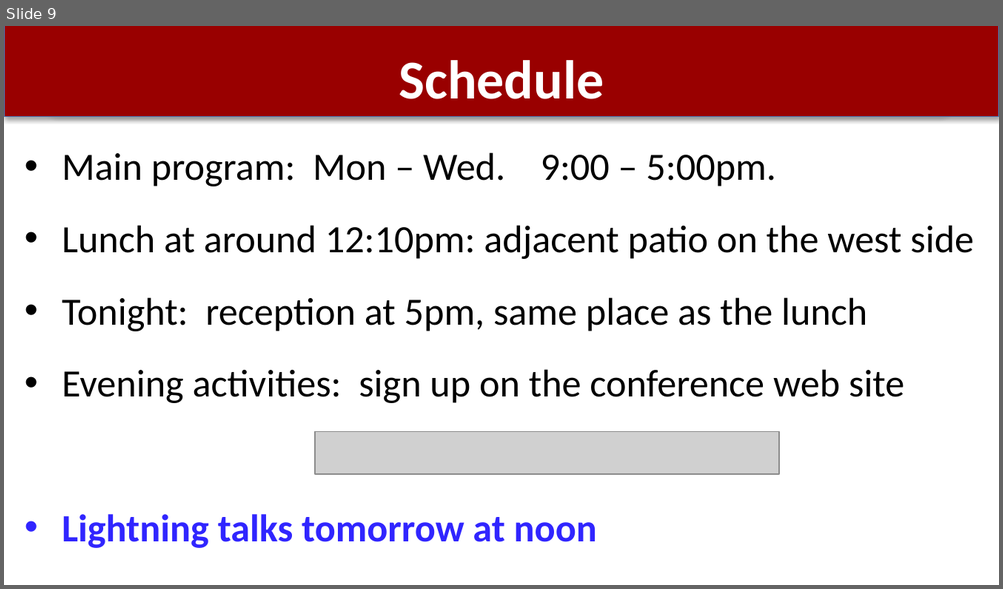
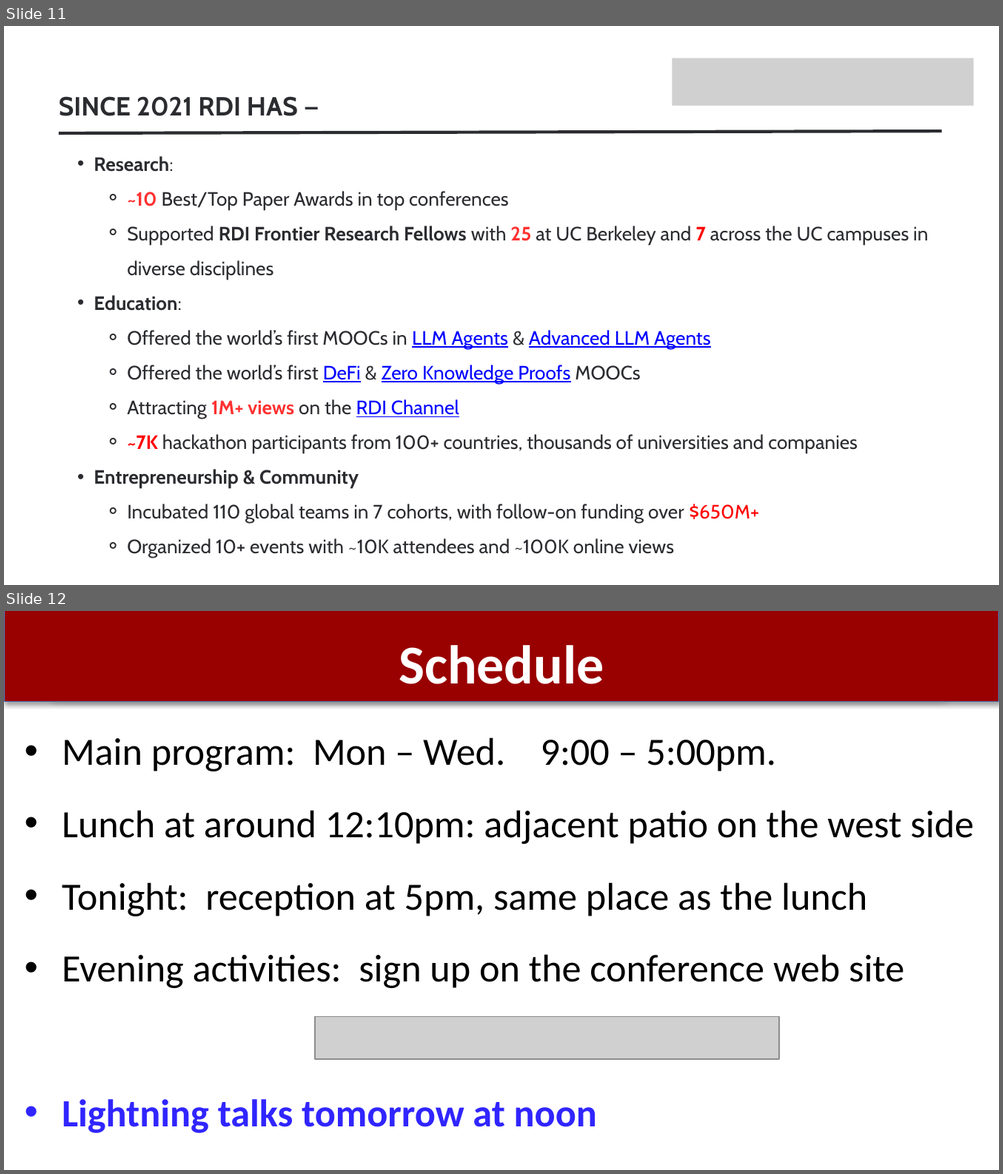
Before and after one commit to dabo/sbc-conference, a slide deck: welcome-2025.pptx. Shown one above the other, each under a label of ours: slide 9 before the commit, slides 11 and 12 after it. The pictures are 1003x589 and 1003x1174 pixels, drawn with LibreOffice and Linux fonts; fonts in the diff are those of the drawing; grey boxes stand for pictures. Boxes give left, top, right and bottom in pixels: in the first picture for what was removed or moved away, otherwise in the second. Text is boxed around its words. In the diff, an @@ line names an element or a change of style, - is before the commit and + after.

```diff
--- a/welcome-2025.pptx
+++ b/welcome-2025.pptx
@@ slide 11 added at (4, 26, 999, 585), background #FFFFFF @@
@@ picture added at (672, 58, 973, 106) @@
@@ text added at (59, 96, 298, 116), 19 pt, text #2B2C30, bold @@
+SINCE 2021 RDI HAS —
@@ line added from (59, 133) to (942, 131), #2B2C30 2.25 pt @@
@@ text added at (94, 156, 928, 558), 14 pt, text #2B2C30 @@
+  • Research:
+    ⚬ ~10 Best/Top Paper Awards in top conferences
+    ⚬ Supported RDI Frontier Research Fellows with 25 at UC Berkeley and 7 across the UC campuses in diverse disciplines
+  • Education:
+    ⚬ Offered the world’s first MOOCs in LLM Agents & Advanced LLM Agents
+    ⚬ Offered the world’s first DeFi & Zero Knowledge Proofs MOOCs
+    ⚬ Attracting 1M+ views on the RDI Channel
+    ⚬ ~7K hackathon participants from 100+ countries, thousands of universities and companies
+  • Entrepreneurship & Community
+    ⚬ Incubated 110 global teams in 7 cohorts, with follow-on funding over $650M+
+    ⚬ Organized 10+ events with ~10K attendees and ~100K online views
@@ what was slide 9 is now slide 12 @@
```
Also in this commit, not shown: 1 slide changed, 2 other slides added, 1 other file.
